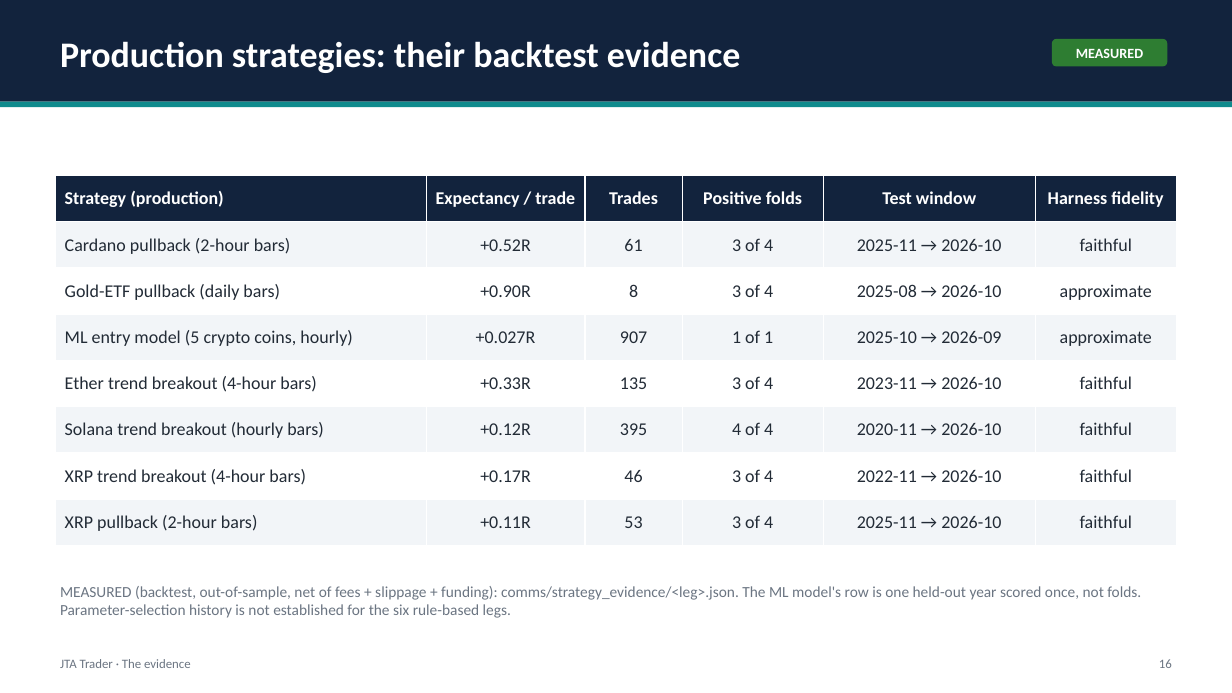
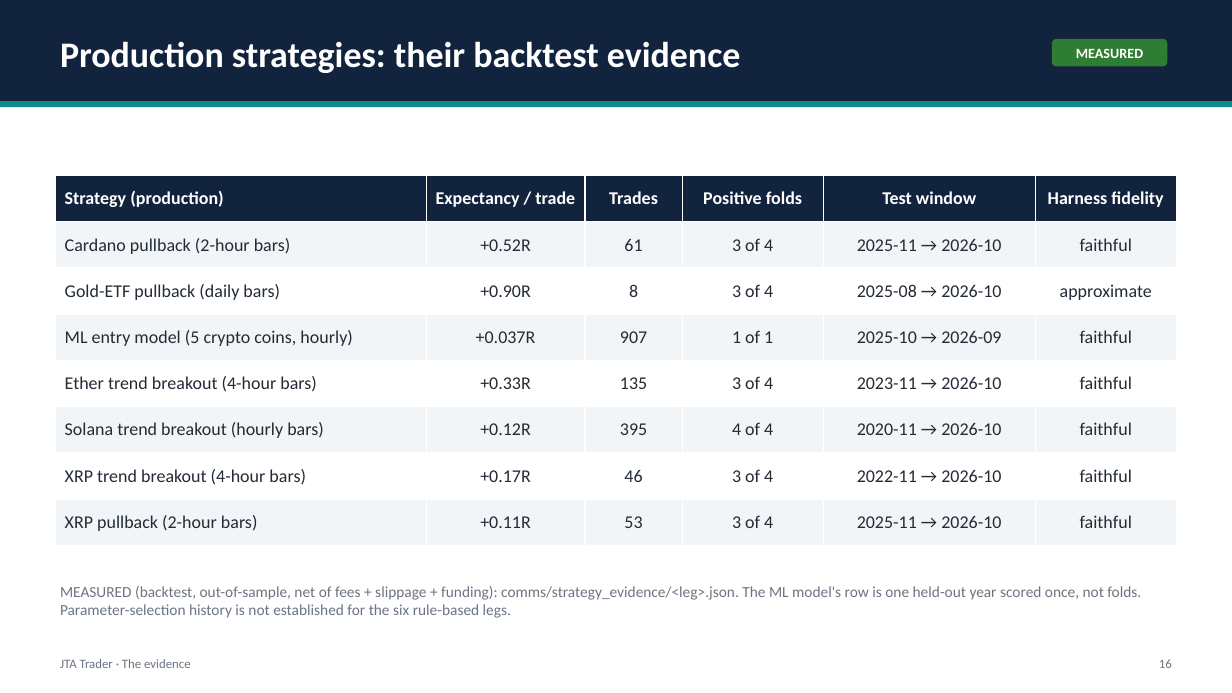
Before and after one commit to benbaichmankass/JTA-Trader, a slide deck: slide 16 of docs/pitch/jta-trader-pitch-deck.pptx. Drawn at 1232x693 pixels with LibreOffice and Linux fonts; fonts in the diff are those of the drawing. Boxes give left, top, right and bottom in pixels: in the first picture for what was removed or moved away, otherwise in the second. Text is boxed around its words. In the diff, an @@ line names an element or a change of style, - is before the commit and + after.

```diff
--- a/docs/pitch/jta-trader-pitch-deck.pptx
+++ b/docs/pitch/jta-trader-pitch-deck.pptx
@@ table at (x1=55, y1=176, x2=1177, y2=545) @@
-row 4, column 2: +0.027R
+row 4, column 2: +0.037R
-row 4, column 6: approximate
+row 4, column 6: faithful
```
Also in this commit, not shown: 11 other slides changed, 2 other files.
